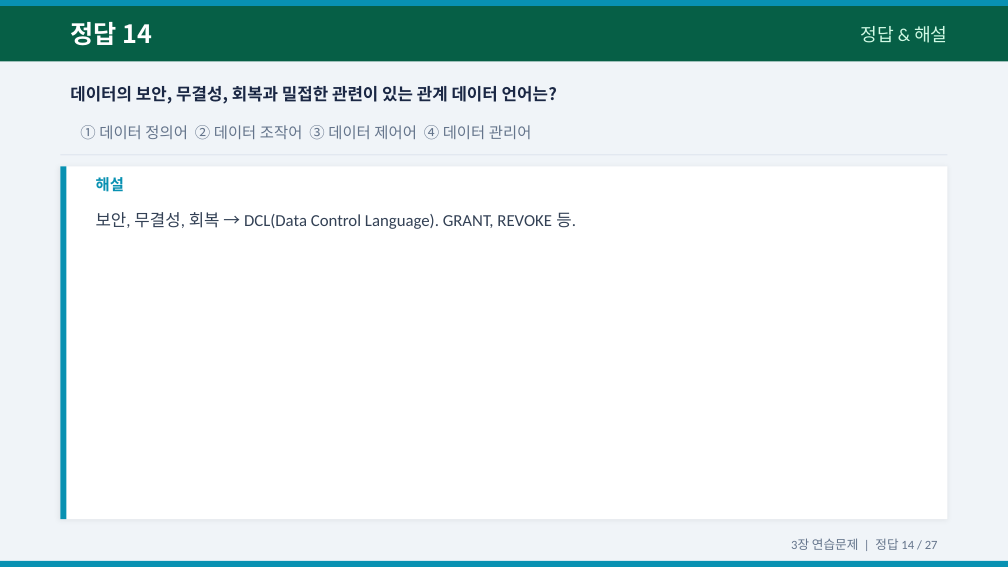
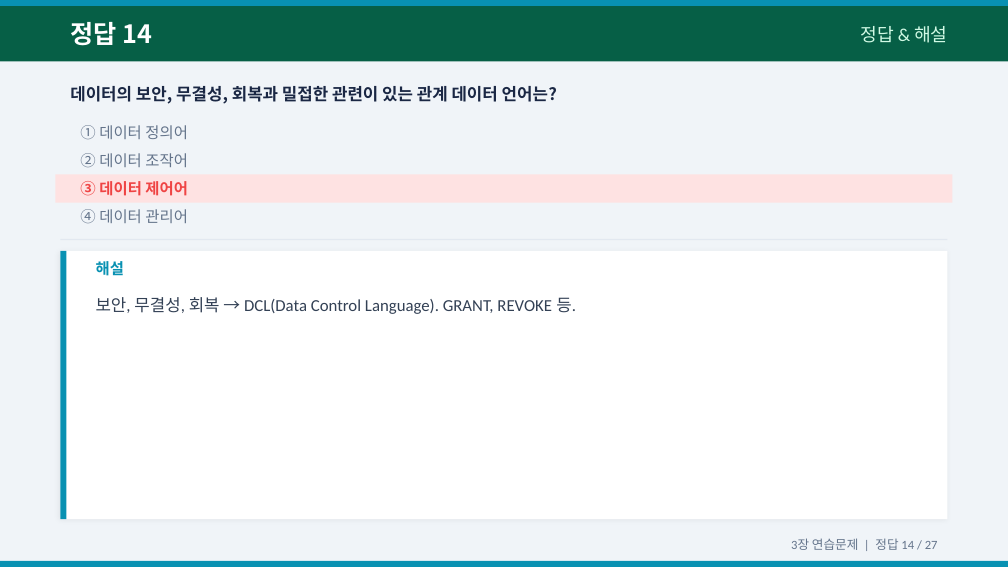
Before and after one commit to Sangdon-Park/Sangdon-Park.github.io, a slide deck: slide 29 of data/DB시스템/3장_연습문제_문제_정답.pptx. Drawn at 1008x567 pixels with LibreOffice and Linux fonts; fonts in the diff are those of the drawing. Boxes give left, top, right and bottom in pixels: in the first picture for what was removed or moved away, otherwise in the second. Text is boxed around its words. In the diff, an @@ line names an element or a change of style, - is before the commit and + after.

```diff
--- a/data/DB시스템/3장_연습문제_문제_정답.pptx
+++ b/data/DB시스템/3장_연습문제_문제_정답.pptx
@@ text at (x1=80, y1=125, x2=188, y2=139): text changed @@
-① 데이터 정의어 ② 데이터 조작어 ③ 데이터 제어어 ④ 데이터 관리어
+① 데이터 정의어
@@ rectangle added at (x1=55, y1=174, x2=953, y2=203), fill #FEE2E2 @@
@@ text added at (x1=80, y1=153, x2=188, y2=167), 11 pt, text #64748B @@
+② 데이터 조작어
@@ text added at (x1=80, y1=181, x2=188, y2=196), 11 pt, text #EF4444, bold @@
+③ 데이터 제어어
@@ text added at (x1=80, y1=209, x2=188, y2=223), 11 pt, text #64748B @@
+④ 데이터 관리어
@@ rectangle moved from (x1=60, y1=154, x2=948, y2=155) to (x1=60, y1=239, x2=948, y2=240) @@
@@ rectangle resized from (x1=60, y1=166, x2=948, y2=519) to (x1=60, y1=251, x2=948, y2=519) @@
@@ rectangle resized from (x1=60, y1=166, x2=67, y2=519) to (x1=60, y1=251, x2=67, y2=519) @@
@@ text "해설" moved from (x1=96, y1=177, x2=124, y2=192) to (x1=96, y1=261, x2=124, y2=276) @@
@@ text "보안, 무결성, 회복 → DCL(Data ..." moved from (x1=96, y1=212, x2=576, y2=229) to (x1=96, y1=297, x2=576, y2=314) @@
```
Also in this commit, not shown: 5 other slides changed, 1 other file.
